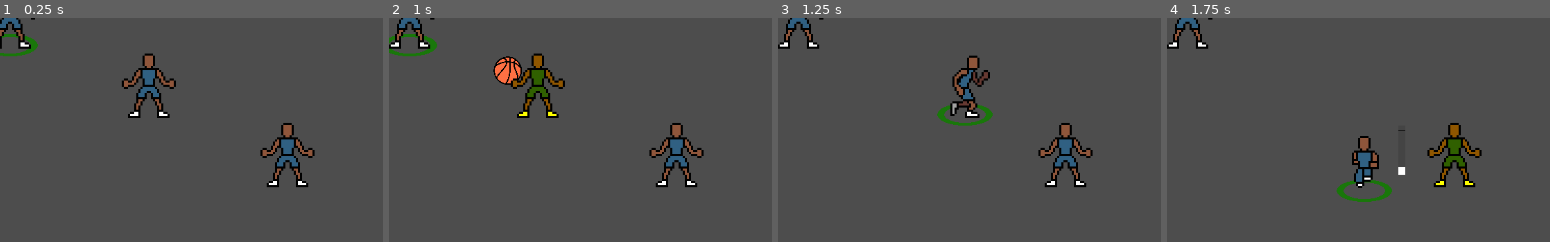
Above: before the commit, frames 1-4 (left to right).
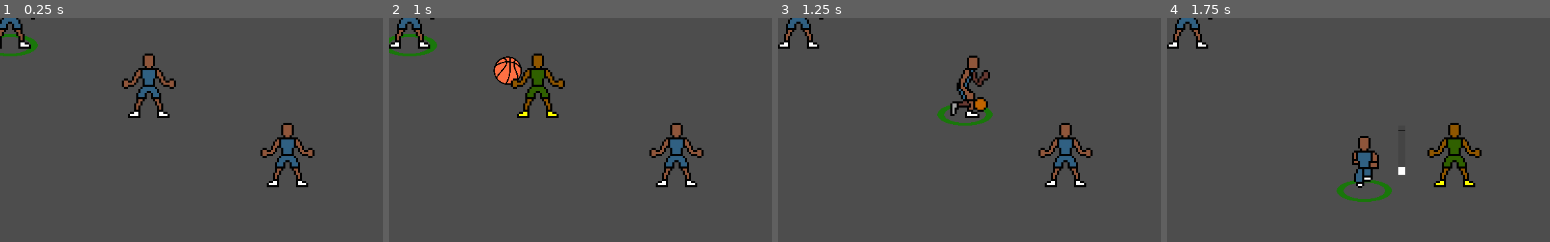
Above: after the commit, the same moments.

Repository: david8zhang/baller-quest-godot
Game: Godot game, scene res://scenes/Main.tscn
Same seed, same stepped clock (60 frames per second), same inputs: the game is played once before the commit and once after it.
Inputs:
- Up to frame 1 (0.25 s): no input
- Up to frame 2 (1 s): tap Enter at 0.5 s; hold Right (move_right) from 0.53 s (still down); tap Space (pass) at 0.6 s
- Up to frame 3 (1.25 s): keep holding Right (move_right)
- Up to frame 4 (1.75 s): release Right (move_right) at 1.28 s; hold Down (move_down) from 1.28 s (still down); tap F (shoot_ball) at 1.35 s
The pictures show only the part of the screen within x 10-60%, y 50-100%; the shares and areas given below are measured in that part.

Frames 1-2 are identical in both runs. In frame 3, 0.7% of the frame differs, in the area x 45-55%, y 22-42%; in frame 4, nothing differs.

Commit message:
added dribble side animations

Diff:
--- a/prefab/Player.tscn
+++ b/prefab/Player.tscn
@@ -1,9 +1,10 @@
-[gd_scene load_steps=32 format=3 uid="uid://din6tp3j6rrfm"]
+[gd_scene load_steps=42 format=3 uid="uid://din6tp3j6rrfm"]
 
 [ext_resource type="Script" path="res://scripts/Player.gd" id="1_qur1a"]
 [ext_resource type="PackedScene" uid="uid://dkmpdmo4w8tpt" path="res://prefab/Ball.tscn" id="2_pi8my"]
 [ext_resource type="PackedScene" uid="uid://n7coqxnadm1g" path="res://prefab/ShotMeter.tscn" id="3_enltj"]
 [ext_resource type="Texture2D" uid="uid://bc1nvo2dt4ao6" path="res://sprites/placeholder/highlight.png" id="4_4ftjt"]
+[ext_resource type="Texture2D" uid="uid://c7m7g7unlvgqh" path="res://sprites/player/dribble-side.png" id="5_eq5ny"]
 [ext_resource type="Texture2D" uid="uid://c73a6xerfhjfq" path="res://sprites/player/player-sheet.png" id="5_htj7d"]
 [ext_resource type="Script" path="res://scripts/fsm/IdleState.gd" id="6_1wvpm"]
 [ext_resource type="Script" path="res://scripts/fsm/StateMachine.gd" id="6_32c0f"]
@@ -15,6 +16,42 @@
 radius = 14.0
 height = 36.0
 
+[sub_resource type="AtlasTexture" id="AtlasTexture_ye3bm"]
+atlas = ExtResource("5_eq5ny")
+region = Rect2(0, 0, 32, 40)
+
+[sub_resource type="AtlasTexture" id="AtlasTexture_yp632"]
+atlas = ExtResource("5_eq5ny")
+region = Rect2(32, 0, 32, 40)
+
+[sub_resource type="AtlasTexture" id="AtlasTexture_ojlbn"]
+atlas = ExtResource("5_eq5ny")
+region = Rect2(64, 0, 32, 40)
+
+[sub_resource type="AtlasTexture" id="AtlasTexture_whndm"]
+atlas = ExtResource("5_eq5ny")
+region = Rect2(0, 40, 32, 40)
+
+[sub_resource type="AtlasTexture" id="AtlasTexture_72k72"]
+atlas = ExtResource("5_eq5ny")
+region = Rect2(32, 40, 32, 40)
+
+[sub_resource type="AtlasTexture" id="AtlasTexture_rmux4"]
+atlas = ExtResource("5_eq5ny")
+region = Rect2(64, 40, 32, 40)
+
+[sub_resource type="AtlasTexture" id="AtlasTexture_mqxsw"]
+atlas = ExtResource("5_eq5ny")
+region = Rect2(0, 80, 32, 40)
+
+[sub_resource type="AtlasTexture" id="AtlasTexture_f5bkm"]
+atlas = ExtResource("5_eq5ny")
+region = Rect2(32, 80, 32, 40)
+
+[sub_resource type="AtlasTexture" id="AtlasTexture_0wtle"]
+atlas = ExtResource("5_eq5ny")
+region = Rect2(64, 80, 32, 40)
+
 [sub_resource type="AtlasTexture" id="AtlasTexture_0g2yl"]
 atlas = ExtResource("5_htj7d")
 region = Rect2(0, 0, 32, 40)
@@ -93,6 +130,38 @@
 
 [sub_resource type="SpriteFrames" id="SpriteFrames_x8wx5"]
 animations = [{
+"frames": [{
+"duration": 1.0,
+"texture": SubResource("AtlasTexture_ye3bm")
+}, {
+"duration": 1.0,
+"texture": SubResource("AtlasTexture_yp632")
+}, {
+"duration": 1.0,
+"texture": SubResource("AtlasTexture_ojlbn")
+}, {
+"duration": 1.0,
+"texture": SubResource("AtlasTexture_whndm")
+}, {
+"duration": 1.0,
+"texture": SubResource("AtlasTexture_72k72")
+}, {
+"duration": 1.0,
+"texture": SubResource("AtlasTexture_rmux4")
+}, {
+"duration": 1.0,
+"texture": SubResource("AtlasTexture_mqxsw")
+}, {
+"duration": 1.0,
+"texture": SubResource("AtlasTexture_f5bkm")
+}, {
+"duration": 1.0,
+"texture": SubResource("AtlasTexture_0wtle")
+}],
+"loop": true,
+"name": &"dribble-side",
+"speed": 10.0
+}, {
 "frames": [{
 "duration": 1.0,
 "texture": SubResource("AtlasTexture_0g2yl")
@@ -194,7 +263,7 @@
 [node name="AnimatedSprite2D" type="AnimatedSprite2D" parent="."]
 y_sort_enabled = true
 sprite_frames = SubResource("SpriteFrames_x8wx5")
-animation = &"idle-side"
+animation = &"dribble-side"
 
 [node name="StateMachine" type="Node2D" parent="."]
 script = ExtResource("6_32c0f")
--- a/scripts/fsm/MoveState.gd
+++ b/scripts/fsm/MoveState.gd
@@ -24,10 +24,12 @@
 	if velocity.x != 0:
 		anim_sprite.flip_h = velocity.x < 0
 
-	if velocity.x == 0:
-		anim_sprite.play("run-front")
+	var run_anim_name = ""
+	if player.has_ball:
+		run_anim_name = "run-front" if velocity.x == 0 else "dribble-side"
 	else:
-		anim_sprite.play("run-side")
+		run_anim_name = "run-front" if velocity.x == 0 else "run-side"
+	anim_sprite.play(run_anim_name)
 
 	if velocity.x == 0 and velocity.y == 0:
 		var dir = "HORIZONTAL" if anim_sprite.animation == "run-side" else "VERTICAL"
Binary file added: sprites/player/dribble-side.png
Not shown, added: sprites/player/dribble-side.png.import
